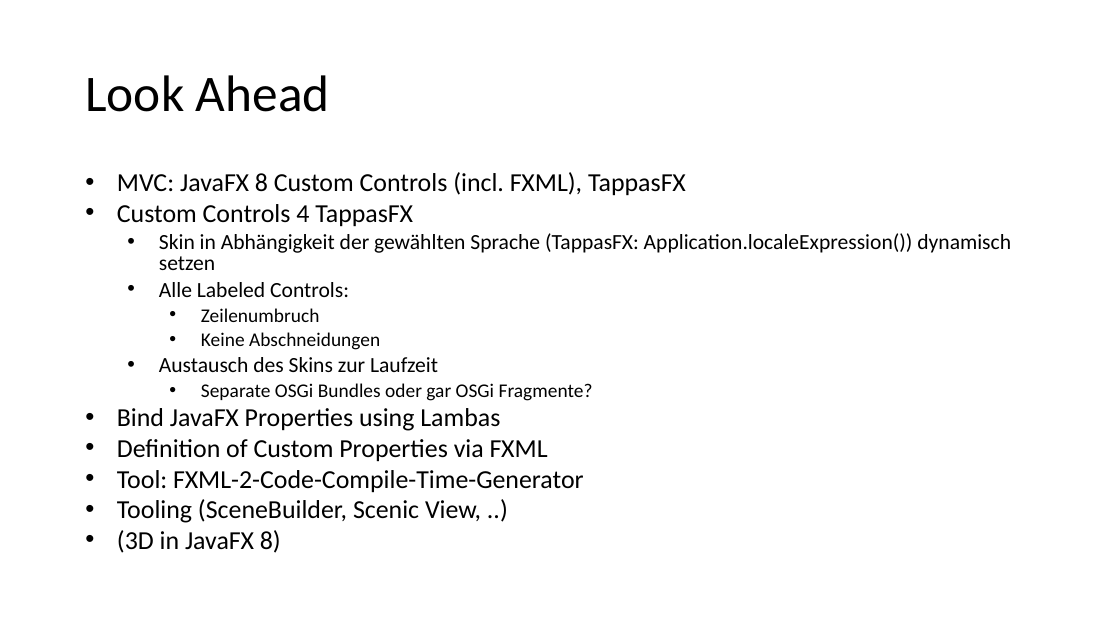
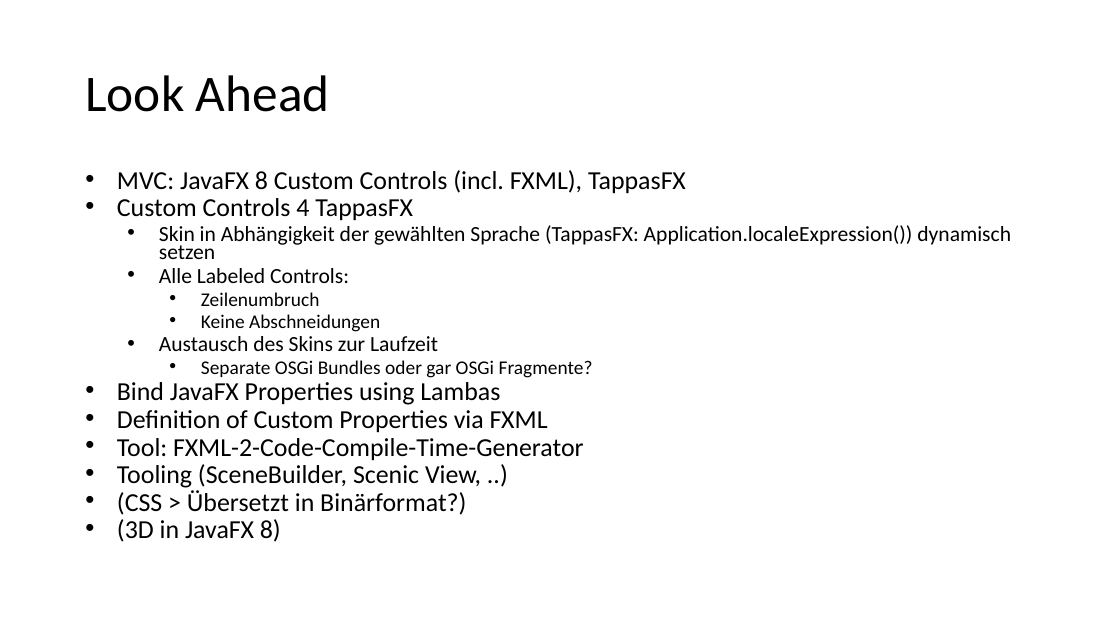
Before and after one commit to anwur88/JFXControls, a slide deck: slide 7 of src/site/pres/CustomControls.pptx. Drawn at 1120x630 pixels with LibreOffice and Linux fonts; fonts in the diff are those of the drawing. Boxes give left, top, right and bottom in pixels: in the first picture for what was removed or moved away, otherwise in the second. Text is boxed around its words. In the diff, an @@ line names an element or a change of style, - is before the commit and + after.

Commit message:
FlingableTreeTableView

```diff
--- a/src/site/pres/CustomControls.pptx
+++ b/src/site/pres/CustomControls.pptx
@@ text at box(117, 170, 1011, 542): line spacing 0.8 to 0.7 @@
@@ text at box(117, 490, 466, 515): paragraph added @@
+  • (CSS > Übersetzt in Binärformat?)
```
Also in this commit, not shown: 1 other slide changed, 1 other file.
